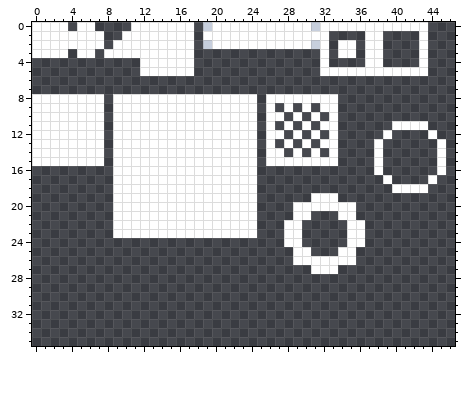
Pixel-art file, stored at core/assets/ase/particle.aseprite. That is the earlier state.
64x64 pixels, 1 frame. Shown: x 0..46, y 0..35.
The result:
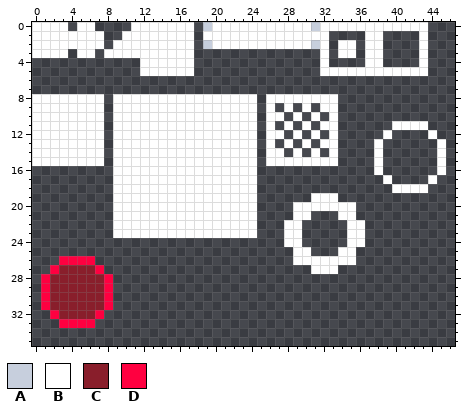
Palette (. is transparent): A #c7cfdd  B #ffffff  C #891e2b  D #ff0040
Difference:
@@ x 0..10 @@
 25 ...........
-26 ...........
-27 ...........
-28 ...........
-29 ...........
-30 ...........
-31 ...........
-32 ...........
-33 ...........
+26 ...DDDD....
+27 ..DCCCCD...
+28 .DCCCCCCD..
+29 .DCCCCCCD..
+30 .DCCCCCCD..
+31 .DCCCCCCD..
+32 ..DCCCCD...
+33 ...DDDD....
 34 ...........
Changed places in both pictures, as pixel boxes (x1, y1, x2, y2):
added: (41, 256, 113, 328)
